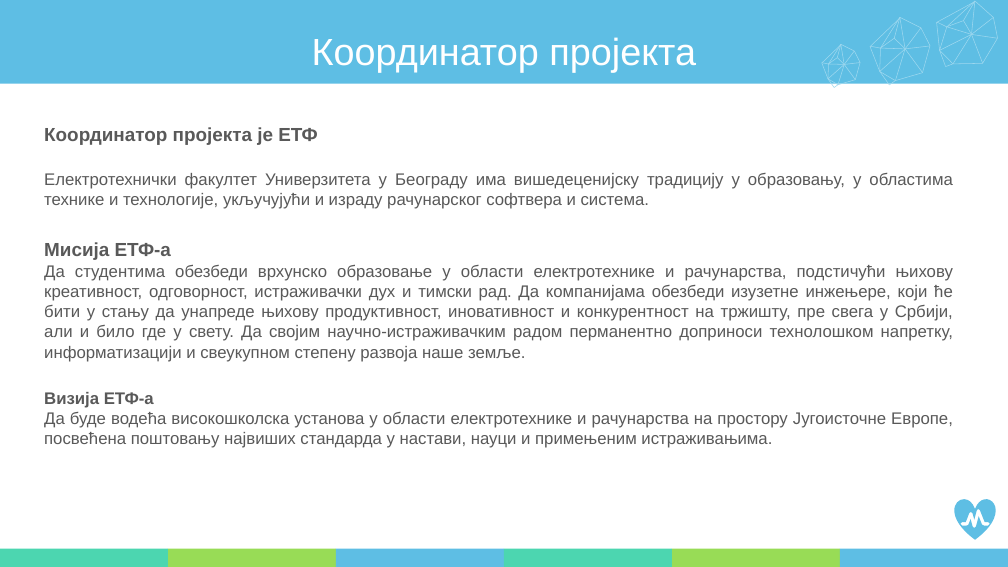
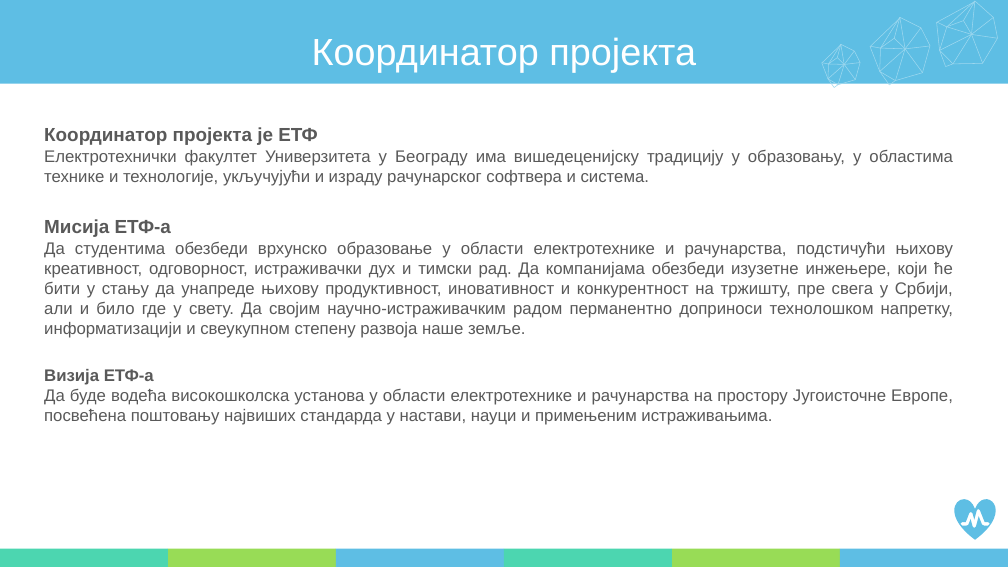
Before and after one commit to PetrovicT/CardioGuardian, a slide deck: slide 16 of Faza III/prezentacija.pptx. Drawn at 1008x567 pixels with LibreOffice and Linux fonts; fonts in the diff are those of the drawing. Boxes give left, top, right and bottom in pixels: in the first picture for what was removed or moved away, otherwise in the second. Text is boxed around its words. In the diff, an @@ line names an element or a change of style, - is before the commit and + after.

```diff
--- a/Faza III/prezentacija.pptx
+++ b/Faza III/prezentacija.pptx
@@ text "Координатор пројекта је ЕТФ" rewrapped from bbox=[44, 127, 953, 448] to bbox=[44, 127, 953, 425] @@
```
Also in this commit, not shown: 1 other slide changed, 20 other files.
